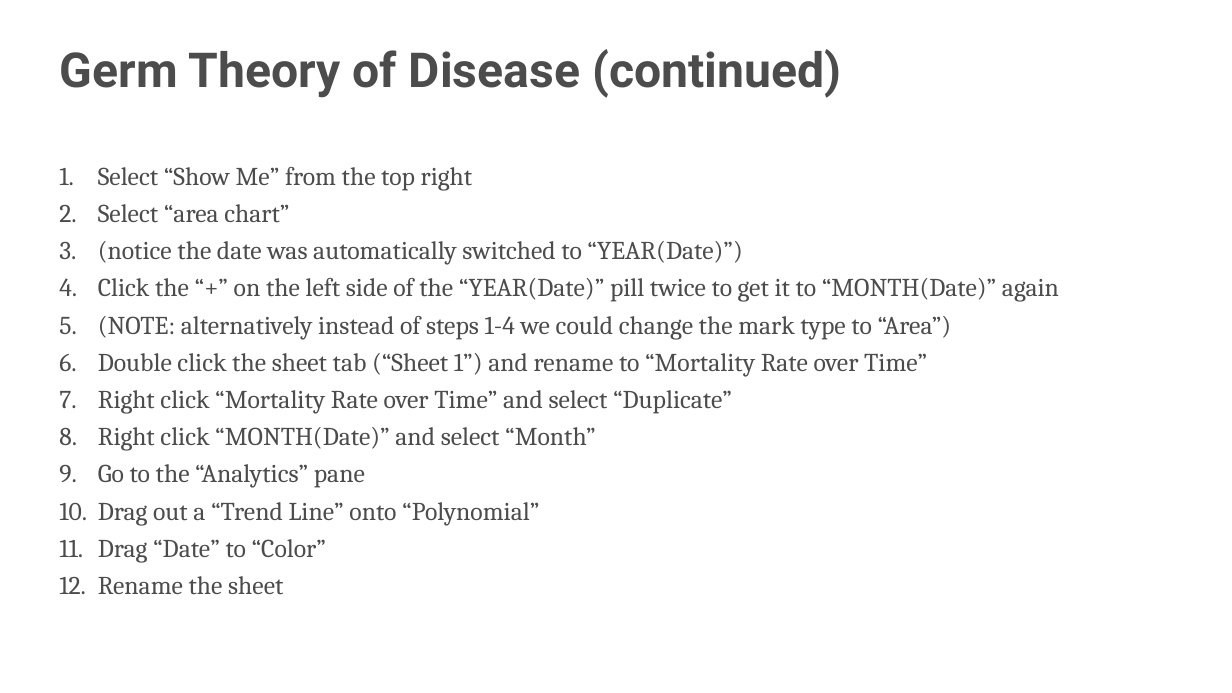
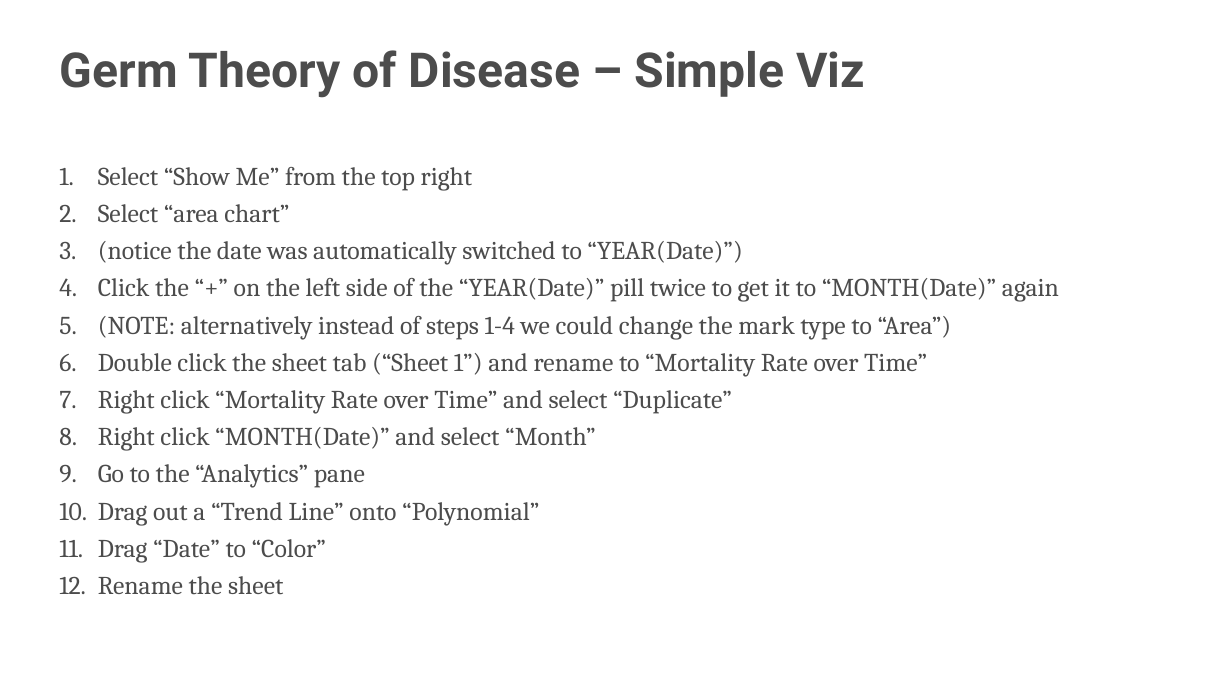
Before and after one commit to s-kyle-reed/data-lecture, a slide deck: slide 33 of lecture.pptx. Drawn at 1232x693 pixels with LibreOffice and Linux fonts; fonts in the diff are those of the drawing; background and template pictures are left out. Boxes give left, top, right and bottom in pixels: in the first picture for what was removed or moved away, otherwise in the second. Text is boxed around its words. In the diff, an @@ line names an element or a change of style, - is before the commit and + after.

Commit message:
added dashboard instructions to the germ theory viz

```diff
--- a/lecture.pptx
+++ b/lecture.pptx
@@ text at [60, 50, 865, 98]: text changed @@
-Germ Theory of Disease (continued)
+Germ Theory of Disease – Simple Viz
```
Also in this commit, not shown: 2 other slides changed, 3 slides added, 1 other file.
